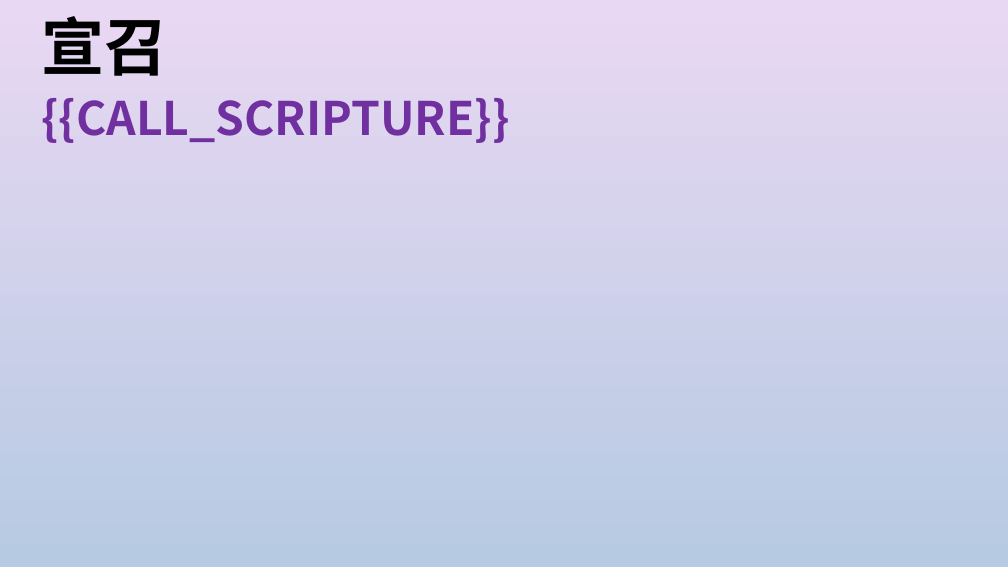
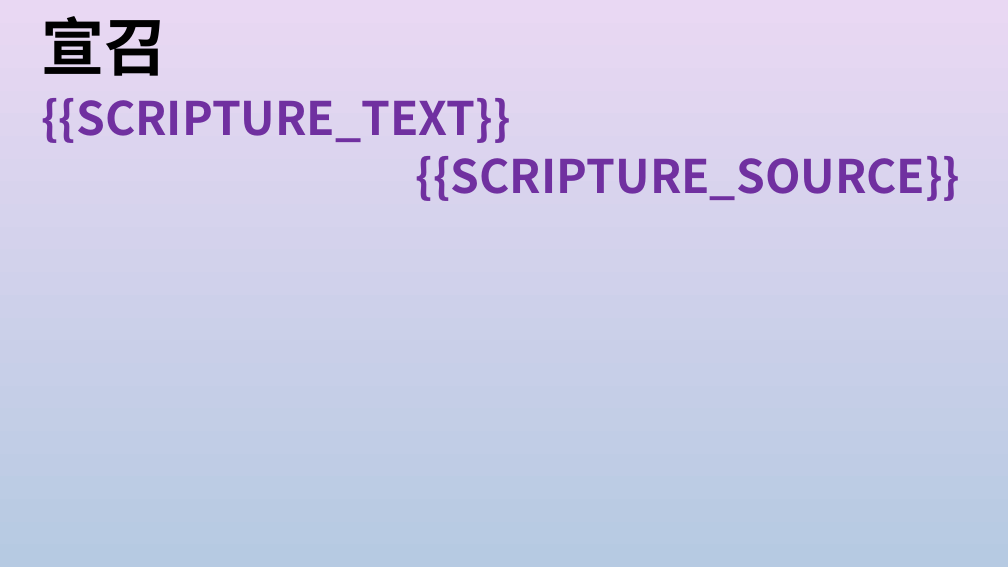
Before and after one commit to werchurch-love/Auto-Worship-Folder, a slide deck: slide 1 of templates/dynamic/宣召及啟應-template.pptx. Drawn at 1008x567 pixels with LibreOffice and Linux fonts; fonts in the diff are those of the drawing; background and template pictures are left out. Boxes give left, top, right and bottom in pixels: in the first picture for what was removed or moved away, otherwise in the second. Text is boxed around its words. In the diff, an @@ line names an element or a change of style, - is before the commit and + after.

```diff
--- a/templates/dynamic/宣召及啟應-template.pptx
+++ b/templates/dynamic/宣召及啟應-template.pptx
@@ title at (41, 98, 510, 143): text changed @@
-{{CALL_SCRIPTURE}}
+{{SCRIPTURE_TEXT}}
@@ text added at (416, 156, 960, 201), 44 pt, text #7030A0, bold @@
+{{SCRIPTURE_SOURCE}}
```
Also in this commit, not shown: 1 other slide changed, 2 other files.
